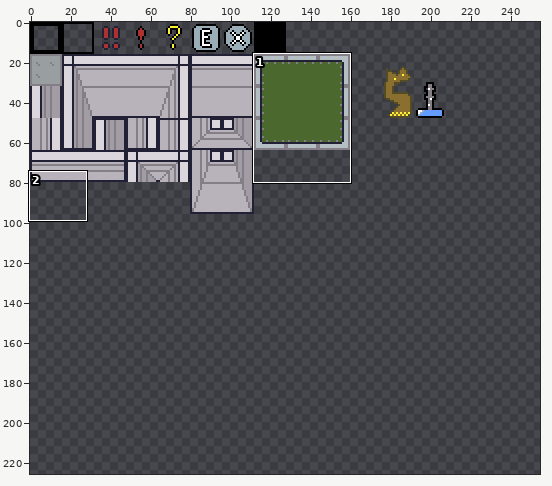
File history of a sprite sheet, Assets/sprites.png. Above, an overview of the earlier version with the close-up marked.
Close-up. As it was:
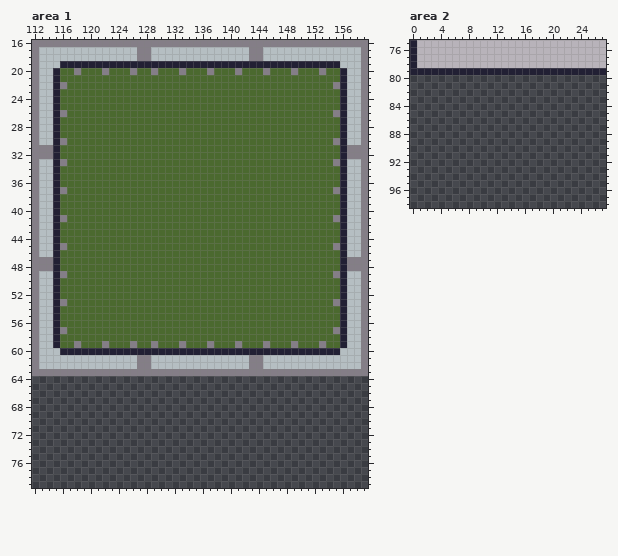
The file is 256x256 pixels. Pixels under 10% opacity are left out. Colours within 5 levels of each other are drawn and written as one. Shown: area 1: x 112..159, y 16..79; area 2: x 0..27, y 75..98. The wide view leaves out empty margins. The commit also changed other parts of the picture, which this record leaves out.
After:
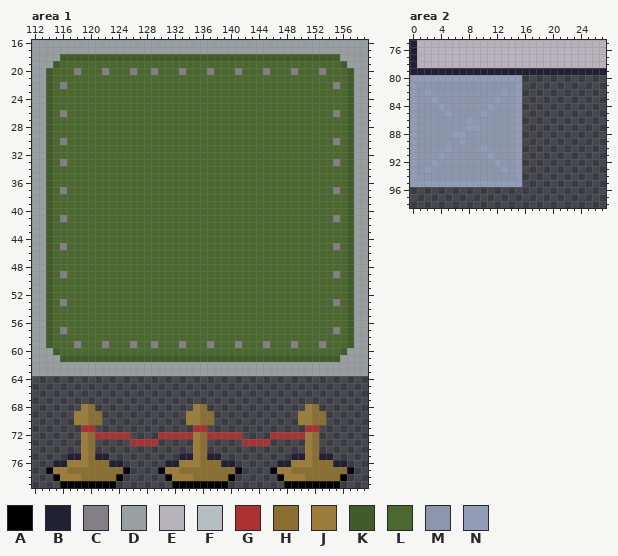
Palette (. is transparent): A #000000  B #222034  C #847e87  D #999ea0  E #b8b3ba  F #b5bec2  G #ac3232  H #8a6f30  J #9c7e3a  K #415b29  L #4b692f  M #8c96ad  N #919db6
Diff:
Changed rows in their new state; - is an unchanged pixel.
Area 1:
first column x 112:
16 DDDDDDDDDDDDDDDDDDDDDDDDDDDDDDDDDDDDDDDDDDDDDDDD
17 DDDDDDDDDDDDDDDDDDDDDDDDDDDDDDDDDDDDDDDDDDDDDDDD
18 DDDDKKKKKKKKKKKKKKKKKKKKKKKKKKKKKKKKKKKKKKKKDDDD
19 DDDKLLLLLLLLLLLLLLLLLLLLLLLLLLLLLLLLLLLLLLLLKDDD
20 DDKL----------------------------------------LKDD
21 DDKL----------------------------------------LKDD
22 DDKL----------------------------------------LKDD
23 DDKL----------------------------------------LKDD
24 DDKL----------------------------------------LKDD
25 DDKL----------------------------------------LKDD
26 DDKL----------------------------------------LKDD
27 DDKL----------------------------------------LKDD
28 DDKL----------------------------------------LKDD
29 DDKL----------------------------------------LKDD
30 DDKL----------------------------------------LKDD
31 DDKL----------------------------------------LKDD
32 DDKL----------------------------------------LKDD
33 DDKL----------------------------------------LKDD
34 DDKL----------------------------------------LKDD
35 DDKL----------------------------------------LKDD
36 DDKL----------------------------------------LKDD
37 DDKL----------------------------------------LKDD
38 DDKL----------------------------------------LKDD
39 DDKL----------------------------------------LKDD
40 DDKL----------------------------------------LKDD
41 DDKL----------------------------------------LKDD
42 DDKL----------------------------------------LKDD
43 DDKL----------------------------------------LKDD
44 DDKL----------------------------------------LKDD
45 DDKL----------------------------------------LKDD
46 DDKL----------------------------------------LKDD
47 DDKL----------------------------------------LKDD
48 DDKL----------------------------------------LKDD
49 DDKL----------------------------------------LKDD
50 DDKL----------------------------------------LKDD
51 DDKL----------------------------------------LKDD
52 DDKL----------------------------------------LKDD
53 DDKL----------------------------------------LKDD
54 DDKL----------------------------------------LKDD
55 DDKL----------------------------------------LKDD
56 DDKL----------------------------------------LKDD
57 DDKL----------------------------------------LKDD
58 DDKL----------------------------------------LKDD
59 DDKL----------------------------------------LKDD
60 DDDKLLLLLLLLLLLLLLLLLLLLLLLLLLLLLLLLLLLLLLLLKDDD
61 DDDDKKKKKKKKKKKKKKKKKKKKKKKKKKKKKKKKKKKKKKKKDDDD
62 DDDDDDDDDDDDDDDDDDDDDDDDDDDDDDDDDDDDDDDDDDDDDDDD
63 DDDDDDDDDDDDDDDDDDDDDDDDDDDDDDDDDDDDDDDDDDDDDDDD
first column x 114:
68 -----JH--------------JH--------------JH-----
69 ----JJHH------------JJHH------------JJHH----
70 ----JJHH------------JJHH------------JJHH----
71 -----GG--------------GG--------------GG-----
72 -----JHGGGGG----GGGGGJHGGGGG----GGGGGJH-----
73 -----JH-----GGGG-----JH-----GGGG-----JH-----
74 -----JH--------------JH--------------JH-----
75 ---BBJHBB----------BBJHBB----------BBJHBB---
76 -BBJJJHHHBB------BBJJJHHHBB------BBJJJHHHBB-
77 AJJHHHHHHHHA----AJJHHHHHHHHA----AJJHHHHHHHHA
78 -AJJJHHHHHA------AJJJHHHHHA------AJJJHHHHHA-
79 --AAAAAAAA--------AAAAAAAA--------AAAAAAAA--
Area 2:
first column x 0:
80 NNNNNNNNNNNNNNNN
81 NMMMMMMMMMMMMMMN
82 NMNMMMMMMMMMMNMN
83 NMMNMMMMMMMMNMMN
84 NMMMNMMMMMMNMMMN
85 NMMMMNMMMMNMMMMN
86 NMMMMMMMNMMMMMMN
87 NMMMMMMMNNMMMMMN
88 NMMMMMNNMMMMMMMN
89 NMMMMMMNMMMMMMMN
90 NMMMMNMMMMNMMMMN
91 NMMMNMMMMMMNMMMN
92 NMMNMMMMMMMMNMMN
93 NMNMMMMMMMMMMNMN
94 NMMMMMMMMMMMMMMN
95 NNNNNNNNNNNNNNNN
Where, in picture pixels (left, top, right, bottom), the same in both close-ups:
changed: (32, 40, 368, 376)
added: (46, 404, 354, 488)
added: (410, 75, 522, 187)
